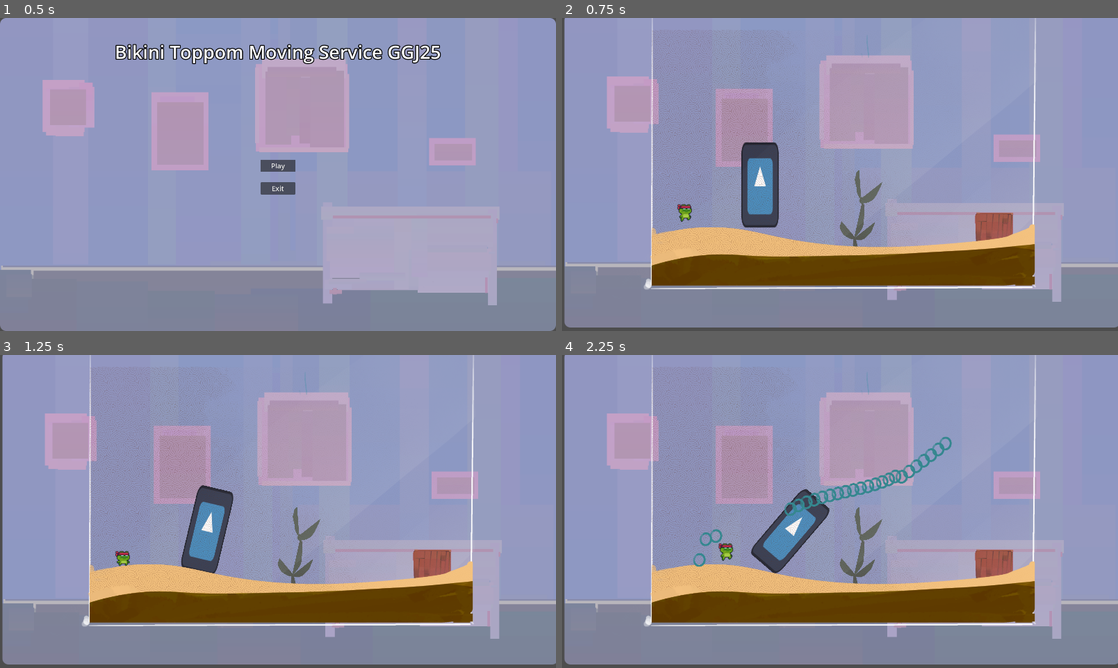
Above: before the commit, frames 1-4 (two rows, left to right).
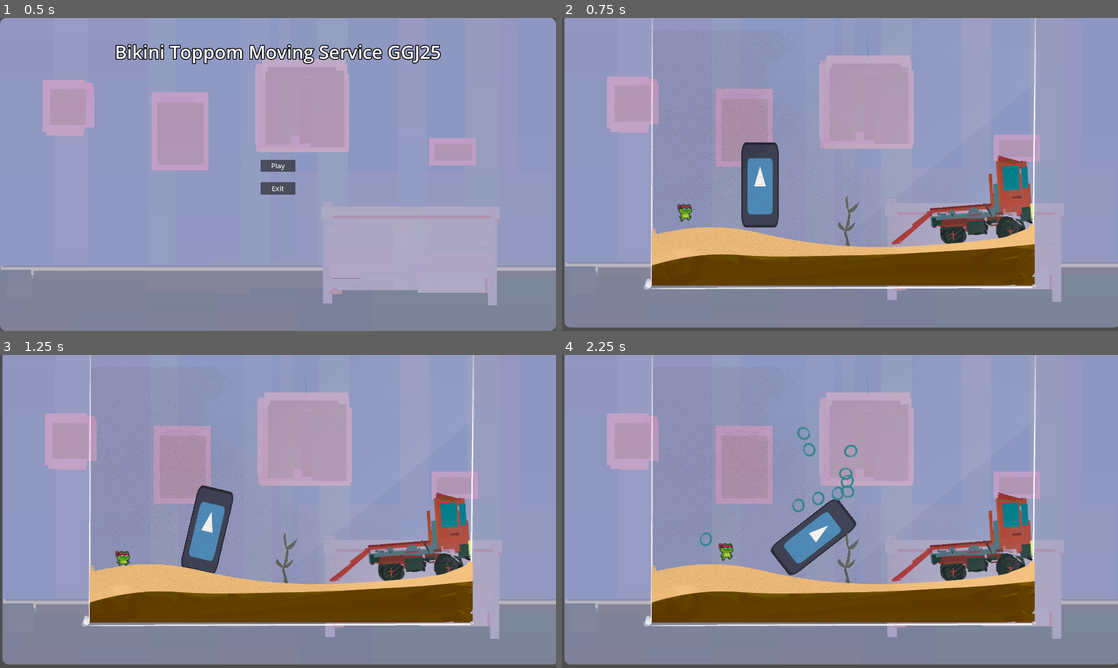
Above: after the commit, the same moments.

Repository: pR1smPrime/BikiniTop25
Game: Godot game, scene res://bikini_toppem_moving_service.tscn
Two runs of this game, one before a commit and one after it. Both use one fixed random seed, a clock stepped at 60 frames per second and the inputs below. The engine's default icon, where the game draws it, is replaced by a stand-in: a white triangle on a blue panel in a dark square.
Inputs (mouse positions are in pixels of both pictures, inside the frame that each line leads up to):
- Up to frame 1 (0.5 s): no input
- Up to frame 2 (0.75 s): click "Play" at 0.5 s
- Up to frame 3 (1.25 s): no input
- Up to frame 4 (2.25 s): move the mouse to (962, 495) at 1.27 s; press the mouse at (962, 495) at 1.28 s; hold D (right) from 1.28 s (still down); tap W (jump) at 1.52 s; move the mouse to (728, 527) at 2.02 s; release the mouse at (728, 527) at 2.03 s; click (728, 527) at 2.1 s

Frame 1 is identical in both runs. In frame 2, 3.3% of the frame differs, in the area x 49-85%, y 44-74%; in frame 3, 3.3%; in frame 4, 6.9%, in the area x 23-85%, y 22-74%.

Commit message:
created target truck, tweaked lvl1

Diff:
--- /dev/null
+++ b/assets/objects/statics/area_2d.gd
@@ -0,0 +1,16 @@
+extends Area2D
+
+
+# Called when the node enters the scene tree for the first time.
+func _ready() -> void:
+	pass # Replace with function body.
+
+
+# Called every frame. 'delta' is the elapsed time since the previous frame.
+func _process(delta: float) -> void:
+	pass
+
+
+func _on_body_entered(body: Node2D) -> void:
+	if body is Moveable:
+		print("object place in target area")  # Replace with function body.
--- /dev/null
+++ b/assets/objects/statics/target_truck.tscn
@@ -0,0 +1,27 @@
+[gd_scene load_steps=4 format=3 uid="uid://bofqt6oyryhyo"]
+
+[ext_resource type="Script" path="res://assets/objects/statics/area_2d.gd" id="1_0uf55"]
+[ext_resource type="Texture2D" uid="uid://gh6vpad0gqj7" path="res://assets/art/spritesObjects/tx_goal_truck.png" id="1_4xrvs"]
+
+[sub_resource type="RectangleShape2D" id="RectangleShape2D_dsbib"]
+size = Vector2(212.5, 131)
+
+[node name="TargetTruck" type="Node2D"]
+
+[node name="Area2D" type="Area2D" parent="."]
+script = ExtResource("1_0uf55")
+
+[node name="CollisionPolygon2D" type="CollisionShape2D" parent="Area2D"]
+position = Vector2(-9.75, 89.5)
+shape = SubResource("RectangleShape2D_dsbib")
+
+[node name="StaticBody2D" type="StaticBody2D" parent="."]
+
+[node name="CollisionPolygon2D" type="CollisionPolygon2D" parent="StaticBody2D"]
+position = Vector2(-260, 160)
+polygon = PackedVector2Array(15, -12, 86, -69, 82, -75, 135, -115, 133, -118, 145, -120, 144, -129, 354, -146, 348, -247, 358, -249, 361, -214, 377, -214, 371, -292, 380, -292, 382, -312, 456, -291, 461, -294, 479, -292, 485, -215, 491, -215, 494, -146, 502, -146, 505, -94, 500, -77, 475, -55, 456, -12, 397, -10, 224, 0, 43, -7, 16, -3, 12, -10)
+
+[node name="Sprite2D" type="Sprite2D" parent="StaticBody2D"]
+texture = ExtResource("1_4xrvs")
+
+[connection signal="body_entered" from="Area2D" to="Area2D" method="_on_body_entered"]
--- a/scenes/bubble_beam/bubble_beamer.gd
+++ b/scenes/bubble_beam/bubble_beamer.gd
@@ -3,7 +3,7 @@
 
 @export var force := 1000.0
 @export var bubble_node := preload("res://scenes/bubble_projectile/bubble.tscn")
-@export var shoot_frequence := 0.01
+@export var shoot_frequence := 0.05
 
 @onready var shoot_timer := $ShootFrequence
 
--- a/scenes/levels/level1.tscn
+++ b/scenes/levels/level1.tscn
@@ -1,15 +1,11 @@
-[gd_scene load_steps=9 format=3 uid="uid://bf4s865kp8ukp"]
+[gd_scene load_steps=7 format=3 uid="uid://bf4s865kp8ukp"]
 
 [ext_resource type="PackedScene" uid="uid://bb7t2rtlp7sku" path="res://scenes/levels/groundBase.tscn" id="1_vw74y"]
 [ext_resource type="PackedScene" uid="uid://hph0vdl7puii" path="res://scenes/player/player.tscn" id="3_anpl5"]
-[ext_resource type="Script" path="res://scenes/levels/area_2d.gd" id="3_ltqbu"]
-[ext_resource type="Texture2D" uid="uid://dox3lojsuus8g" path="res://assets/art/spritesObjects/texture_object_box.png" id="4_tpavk"]
 [ext_resource type="PackedScene" uid="uid://wio4kqqfaasv" path="res://scenes/movable/movable.tscn" id="5_hip1h"]
 [ext_resource type="Script" path="res://scenes/movable/movable.gd" id="6_n7tj6"]
 [ext_resource type="PackedScene" uid="uid://21vivdhncimr" path="res://assets/objects/statics/static_algae_1.tscn" id="7_d5j2w"]
-
-[sub_resource type="RectangleShape2D" id="RectangleShape2D_0x54r"]
-size = Vector2(70, 69)
+[ext_resource type="PackedScene" uid="uid://bofqt6oyryhyo" path="res://assets/objects/statics/target_truck.tscn" id="8_b5tf8"]
 
 [node name="Level1" type="Node2D"]
 
@@ -22,24 +18,15 @@
 [node name="Camera2D" type="Camera2D" parent="."]
 position = Vector2(952, -524)
 
-[node name="targetArea" type="Area2D" parent="."]
-script = ExtResource("3_ltqbu")
-
-[node name="CollisionShape2D" type="CollisionShape2D" parent="targetArea"]
-position = Vector2(1485, -328.5)
-shape = SubResource("RectangleShape2D_0x54r")
-
-[node name="Sprite2D" type="Sprite2D" parent="targetArea"]
-position = Vector2(1485.75, -333.5)
-scale = Vector2(0.535156, 0.492187)
-texture = ExtResource("4_tpavk")
-
 [node name="MovableObj" parent="." instance=ExtResource("5_hip1h")]
 position = Vector2(676, -413)
+collision_layer = 3
+collision_mask = 3
 script = ExtResource("6_n7tj6")
 
 [node name="algae1" parent="." instance=ExtResource("7_d5j2w")]
-position = Vector2(1022, -360)
-scale = Vector2(0.3, 0.3)
+position = Vector2(980, -360)
+scale = Vector2(0.15, 0.15)
 
-[connection signal="body_entered" from="targetArea" to="targetArea" method="_on_body_entered"]
+[node name="TargetTruck" parent="." instance=ExtResource("8_b5tf8")]
+position = Vector2(1378, -438)
Not shown: 1 places in scenes/bubble_projectile/bubble.tscn that only renumber resources
